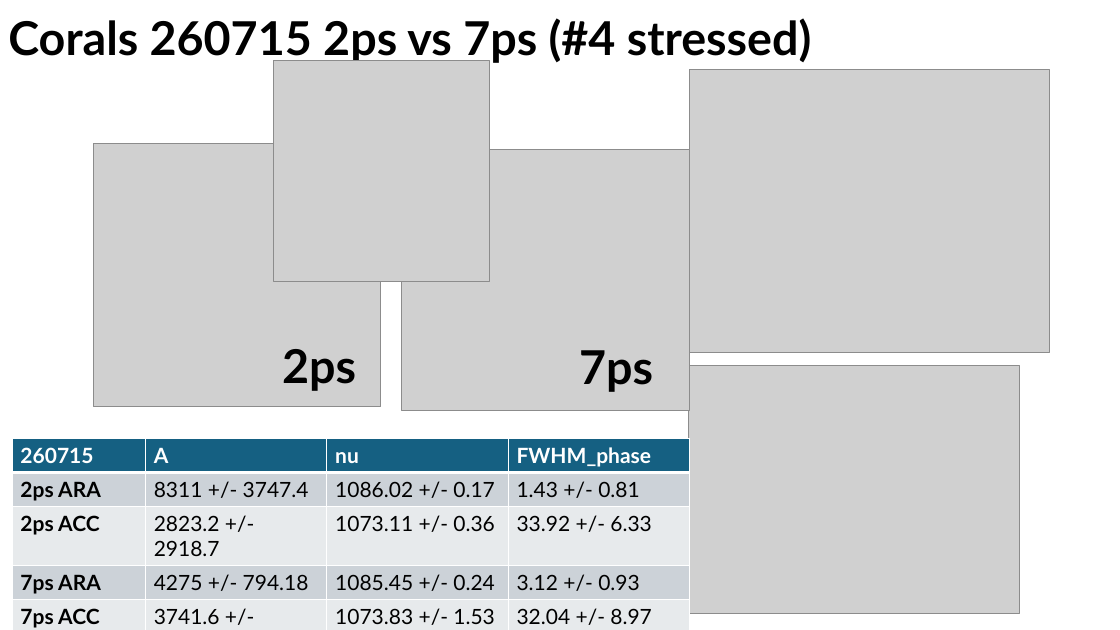
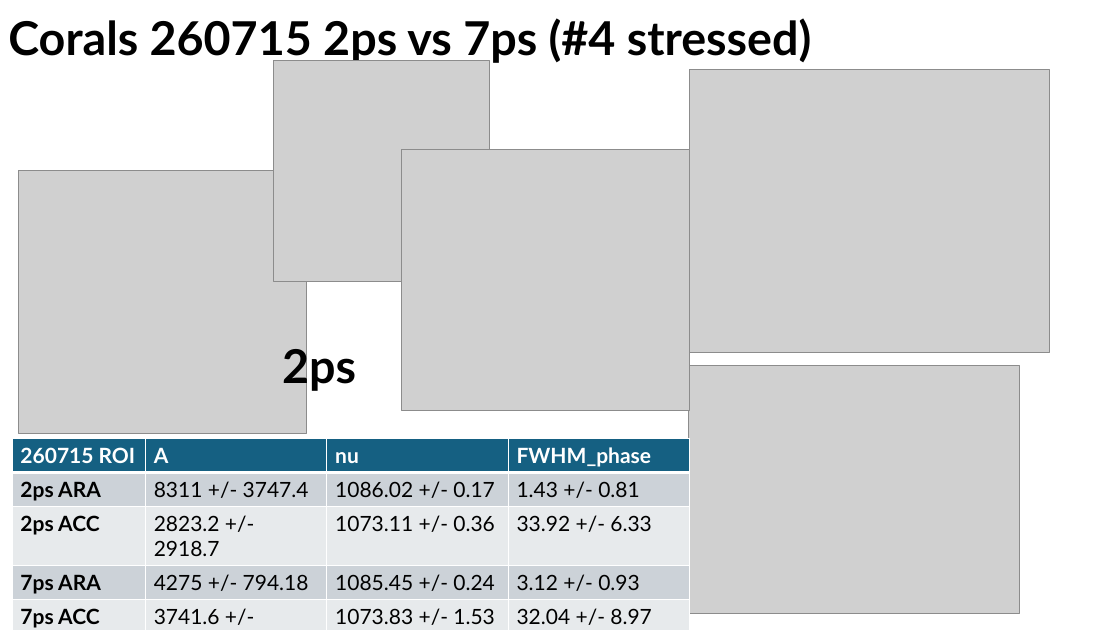
Before and after one commit to sachabuc/SRS_analysis, a slide deck: slide 15 of meetings/reu_011026_figures_papiers.pptx (slide 14 before the commit). Drawn at 1120x630 pixels with LibreOffice and Linux fonts; fonts in the diff are those of the drawing; grey boxes stand for pictures. Boxes give left, top, right and bottom in pixels: in the first picture for what was removed or moved away, otherwise in the second. Text is boxed around its words. In the diff, an @@ line names an element or a change of style, - is before the commit and + after.

```diff
--- a/meetings/reu_011026_figures_papiers.pptx
+++ b/meetings/reu_011026_figures_papiers.pptx
@@ picture: place and size @@
-picture at <box>93,144,381,407</box>
+picture at <box>19,171,308,434</box>
@@ text removed at <box>579,350,653,392</box> @@
-7ps
@@ table at <box>12,439,690,630</box> @@
-row 1, column 1: 260715
+row 1, column 1: 260715 ROI
```
Also in this commit, not shown: 1 other slide changed, 1 slide added, 3 slides removed.
